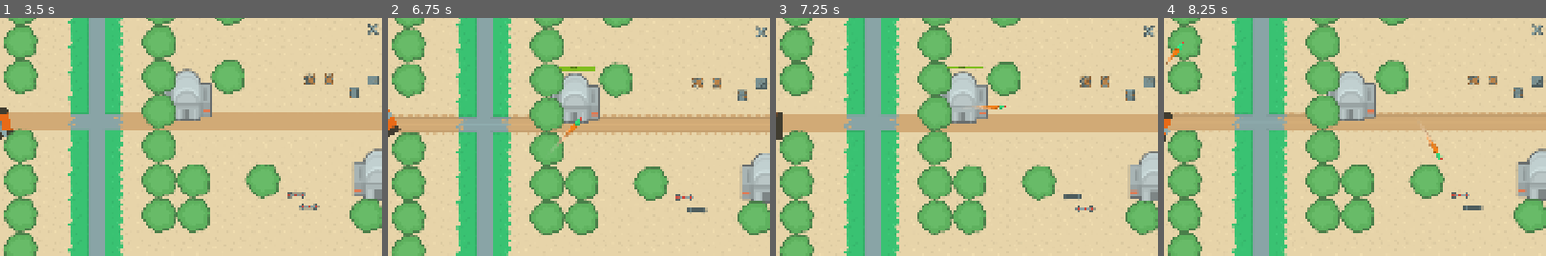
Above: before the commit, frames 1-4 (left to right).
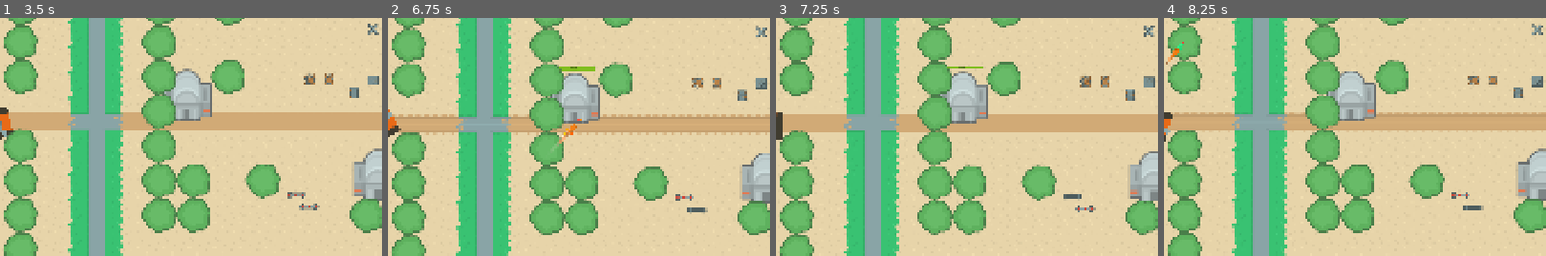
Above: after the commit, the same moments.

Repository: KakCmambnporpawwucmow/tanks_kidz
Game: Godot game, scene res://layers/test.tscn
The game is run twice, just before and just after one commit, with the same random seed, the same clock (stepped at 60 frames per second) and the same inputs.
Inputs (mouse positions are % of the whole screen's width and height, from its top left):
- Up to frame 1 (3.5 s): tap Enter at 0.5 s; move the mouse to (72, 45) at 0.52 s; hold E (ammo_ap) 0.53-1.28 s; hold D (rotate_right) 0.53-2.03 s; tap W (move_forward) at 0.77, 1.52, 3.02 s; move the mouse to (30, 55) at 1.27 s; tap R (ammo_he) at 1.35 s; move the mouse to (60, 28) at 2.02 s; hold A (rotate_left) 2.03-2.78 s; hold F (ammo_heat) 2.03-2.78 s; move the mouse to (45, 70) at 2.77 s; hold D (rotate_right) from 2.78 s (still down); tap C (ammo_missile) at 2.85 s
- Up to frame 2 (6.75 s): move the mouse to (80, 65) at 3.52 s; press the mouse at (80, 65) at 3.53 s; tap W (move_forward) at 3.77, 4.52, 6.02 s; move the mouse to (20, 35) at 4.27 s; release D (rotate_right) at 4.28 s; release the mouse at (20, 35) at 4.28 s; hold A (rotate_left) 4.28-5.03 s; tap E (ammo_ap) at 4.35 s; move the mouse to (55, 50) at 5.02 s; hold D (rotate_right) 5.03-5.78 s; hold R (ammo_he) 5.03-5.78 s; move the mouse to (35, 25) at 5.77 s; hold A (rotate_left) from 5.78 s (still down); tap F (ammo_heat) at 5.85 s; tap Space at 6.5 s; move the mouse to (72, 45) at 6.52 s; hold C (ammo_missile) from 6.53 s (still down)
- Up to frame 3 (7.25 s): keep holding A (rotate_left); keep holding C (ammo_missile); tap W (move_forward) at 6.77 s
- Up to frame 4 (8.25 s): move the mouse to (30, 55) at 7.27 s; release A (rotate_left) at 7.28 s; release C (ammo_missile) at 7.28 s; hold D (rotate_right) from 7.28 s (still down); click (30, 55) at 7.35 s; tap W (move_forward) at 7.52 s; move the mouse to (60, 28) at 8.02 s; hold E (ammo_ap) from 8.03 s (still down)
The pictures show only the part of the screen within x 6-56%, y 28-78%; the shares and areas given below are measured in that part.

Frame 1 is identical in both runs. In frame 2, 0.1% of the frame differs, in the area x 44-51%, y 41-53%; in frame 3, 0.1%; in frame 4, 0.1%, in the area x 67-73%, y 46-60%.

Commit message:
FIX
Исправлена ошибка подсчёта скорости снаряда и ошибка анимации.

Diff:
--- a/entities/projectiles/ap_round.tscn
+++ b/entities/projectiles/ap_round.tscn
@@ -5,7 +5,6 @@
 
 [node name="Projectile" instance=ExtResource("1_77q60")]
 initial_speed = 500.0
-min_speed = 100
 armor_penetration = 6
 
 [node name="view" parent="." index="2"]
--- a/entities/projectiles/projectile.gd
+++ b/entities/projectiles/projectile.gd
@@ -36,18 +36,17 @@
 		var body_shape_owner_id = body.shape_find_owner(body_shape_index)
 		if body_shape_owner_id != -1:
 			var body_shape = body.shape_owner_get_owner(body_shape_owner_id).shape
+			# пробили
 			if body_shape is RectangleShape2D and armor_penetration >= min(body_shape.size.x, body_shape.size.y):
 				var damage = $DamageComponent.execute(body.health_component)
 				on_death(damage)
+			# не пробили
 			else:
 				$AnimationPlayer.play("ricoshet")
+		# попали в танк
 		$DamageComponent.done()
 	elif body is Obstacle:
 		var health = body.get_health()
 		if health != null:
-			$DamageComponent.execute(health)
-
-func _process(delta: float) -> void:
-	if linear_velocity.length() < min_speed:
-		set_process(false)
-		call_deferred("on_death", -1)
+			var damage = $DamageComponent.execute(health)
+			on_death(damage)
--- a/entities/projectiles/projectile.tscn
+++ b/entities/projectiles/projectile.tscn
@@ -5,7 +5,7 @@
 [ext_resource type="AudioStream" uid="uid://chjirvo6bj5lu" path="res://assets/sounds/explosion.mp3" id="4_eyncd"]
 [ext_resource type="Texture2D" uid="uid://bqr440kq7u377" path="res://assets/graphics/projectiles/tank_bulletFly6.png" id="4_k64t1"]
 [ext_resource type="Texture2D" uid="uid://dgl7l0bkqvwfp" path="res://assets/graphics/ui/tank_arrowFull.png" id="4_n3d54"]
-[ext_resource type="Texture2D" uid="uid://dpnjrrobrx5kl" path="res://assets/graphics/effects/tank_explosion2.png" id="6_k64t1"]
+[ext_resource type="Texture2D" uid="uid://bwpxgjfhuurq2" path="res://assets/graphics/effects/tank_explosion3.png" id="6_nyema"]
 [ext_resource type="PackedScene" uid="uid://bg11jx8tfrmoe" path="res://components/damage_component.tscn" id="7_nyema"]
 
 [sub_resource type="PhysicsMaterial" id="PhysicsMaterial_yjiti"]
@@ -25,7 +25,7 @@
 length = 0.001
 tracks/0/type = "value"
 tracks/0/imported = false
-tracks/0/enabled = true
+tracks/0/enabled = false
 tracks/0/path = NodePath("ricoshet/ricoshet:playing")
 tracks/0/interp = 1
 tracks/0/loop_wrap = true
@@ -37,56 +37,56 @@
 }
 tracks/1/type = "value"
 tracks/1/imported = false
-tracks/1/enabled = true
-tracks/1/path = NodePath("ricoshet/view:self_modulate")
+tracks/1/enabled = false
+tracks/1/path = NodePath("penetration/blast:playing")
 tracks/1/interp = 1
 tracks/1/loop_wrap = true
 tracks/1/keys = {
 "times": PackedFloat32Array(0),
 "transitions": PackedFloat32Array(1),
-"update": 0,
-"values": [Color(1, 1, 1, 0.003921569)]
+"update": 1,
+"values": [true]
 }
 tracks/2/type = "value"
 tracks/2/imported = false
 tracks/2/enabled = true
-tracks/2/path = NodePath("penetration/blast:playing")
+tracks/2/path = NodePath("penetration/view:visible")
 tracks/2/interp = 1
 tracks/2/loop_wrap = true
 tracks/2/keys = {
 "times": PackedFloat32Array(0),
 "transitions": PackedFloat32Array(1),
 "update": 1,
-"values": [true]
+"values": [false]
 }
 tracks/3/type = "value"
 tracks/3/imported = false
 tracks/3/enabled = true
-tracks/3/path = NodePath("penetration/view:self_modulate")
+tracks/3/path = NodePath("PenetrationMarker:visible")
 tracks/3/interp = 1
 tracks/3/loop_wrap = true
 tracks/3/keys = {
 "times": PackedFloat32Array(0),
 "transitions": PackedFloat32Array(1),
-"update": 0,
-"values": [Color(1, 1, 1, 1)]
+"update": 1,
+"values": [false]
 }
 tracks/4/type = "value"
 tracks/4/imported = false
 tracks/4/enabled = true
-tracks/4/path = NodePath("PenetrationMarker:self_modulate")
+tracks/4/path = NodePath("penetration/view:scale")
 tracks/4/interp = 1
 tracks/4/loop_wrap = true
 tracks/4/keys = {
 "times": PackedFloat32Array(0),
 "transitions": PackedFloat32Array(1),
 "update": 0,
-"values": [Color(1, 1, 1, 0.003921569)]
+"values": [Vector2(0.1, 0.1)]
 }
 tracks/5/type = "value"
 tracks/5/imported = false
 tracks/5/enabled = true
-tracks/5/path = NodePath("penetration/view:visible")
+tracks/5/path = NodePath("ricoshet/view:visible")
 tracks/5/interp = 1
 tracks/5/loop_wrap = true
 tracks/5/keys = {
@@ -98,26 +98,54 @@
 tracks/6/type = "value"
 tracks/6/imported = false
 tracks/6/enabled = true
-tracks/6/path = NodePath("PenetrationMarker:visible")
+tracks/6/path = NodePath("view:visible")
 tracks/6/interp = 1
 tracks/6/loop_wrap = true
 tracks/6/keys = {
 "times": PackedFloat32Array(0),
 "transitions": PackedFloat32Array(1),
 "update": 1,
-"values": [false]
-}
-tracks/7/type = "value"
-tracks/7/imported = false
-tracks/7/enabled = true
-tracks/7/path = NodePath("penetration/view:scale")
-tracks/7/interp = 1
-tracks/7/loop_wrap = true
-tracks/7/keys = {
-"times": PackedFloat32Array(0),
-"transitions": PackedFloat32Array(1),
+"values": [true]
+}
+
+[sub_resource type="Animation" id="Animation_ny8qy"]
+resource_name = "false_explose"
+length = 0.5
+tracks/0/type = "value"
+tracks/0/imported = false
+tracks/0/enabled = true
+tracks/0/path = NodePath("penetration/view:visible")
+tracks/0/interp = 1
+tracks/0/loop_wrap = true
+tracks/0/keys = {
+"times": PackedFloat32Array(0, 0.5),
+"transitions": PackedFloat32Array(1, 1),
+"update": 1,
+"values": [true, false]
+}
+tracks/1/type = "value"
+tracks/1/imported = false
+tracks/1/enabled = true
+tracks/1/path = NodePath("penetration/blast:playing")
+tracks/1/interp = 1
+tracks/1/loop_wrap = true
+tracks/1/keys = {
+"times": PackedFloat32Array(0),
+"transitions": PackedFloat32Array(1),
+"update": 1,
+"values": [true]
+}
+tracks/2/type = "value"
+tracks/2/imported = false
+tracks/2/enabled = true
+tracks/2/path = NodePath("penetration/view:scale")
+tracks/2/interp = 1
+tracks/2/loop_wrap = true
+tracks/2/keys = {
+"times": PackedFloat32Array(0, 0.5),
+"transitions": PackedFloat32Array(1, 1),
 "update": 0,
-"values": [Vector2(0.1, 0.1)]
+"values": [Vector2(0.1, 0.1), Vector2(2, 2)]
 }
 
 [sub_resource type="Animation" id="Animation_k64t1"]
@@ -138,35 +166,35 @@
 tracks/1/type = "value"
 tracks/1/imported = false
 tracks/1/enabled = true
-tracks/1/path = NodePath("penetration/view:self_modulate")
+tracks/1/path = NodePath("penetration/view:visible")
 tracks/1/interp = 1
 tracks/1/loop_wrap = true
 tracks/1/keys = {
-"times": PackedFloat32Array(0, 0.13333334, 0.36666667, 0.5),
-"transitions": PackedFloat32Array(1, 1, 1, 1),
-"update": 0,
-"values": [Color(1, 1, 1, 0.011764706), Color(1, 1, 1, 1), Color(1, 1, 1, 1), Color(1, 1, 1, 0.003921569)]
+"times": PackedFloat32Array(0, 0.5),
+"transitions": PackedFloat32Array(1, 1),
+"update": 1,
+"values": [true, false]
 }
 tracks/2/type = "value"
 tracks/2/imported = false
 tracks/2/enabled = true
-tracks/2/path = NodePath("PenetrationMarker:self_modulate")
+tracks/2/path = NodePath("PenetrationMarker:visible")
 tracks/2/interp = 1
 tracks/2/loop_wrap = true
 tracks/2/keys = {
-"times": PackedFloat32Array(0, 0.09020564, 0.40245593, 0.5),
-"transitions": PackedFloat32Array(1, 1, 1, 1),
-"update": 0,
-"values": [Color(1, 1, 1, 0.003921569), Color(1, 1, 1, 1), Color(1, 1, 1, 1), Color(1, 1, 1, 0.003921569)]
+"times": PackedFloat32Array(0, 0.020816686, 0.5),
+"transitions": PackedFloat32Array(1, 1, 1),
+"update": 1,
+"values": [false, true, false]
 }
 tracks/3/type = "value"
 tracks/3/imported = false
 tracks/3/enabled = true
-tracks/3/path = NodePath("penetration/view:visible")
+tracks/3/path = NodePath("view:visible")
 tracks/3/interp = 1
 tracks/3/loop_wrap = true
 tracks/3/keys = {
-"times": PackedFloat32Array(0, 0.038857814),
+"times": PackedFloat32Array(0.06666667, 0.5),
 "transitions": PackedFloat32Array(1, 1),
 "update": 1,
 "values": [false, true]
@@ -174,22 +202,10 @@
 tracks/4/type = "value"
 tracks/4/imported = false
 tracks/4/enabled = true
-tracks/4/path = NodePath("PenetrationMarker:visible")
+tracks/4/path = NodePath("penetration/view:scale")
 tracks/4/interp = 1
 tracks/4/loop_wrap = true
 tracks/4/keys = {
-"times": PackedFloat32Array(0, 0.020816686),
-"transitions": PackedFloat32Array(1, 1),
-"update": 1,
-"values": [false, true]
-}
-tracks/5/type = "value"
-tracks/5/imported = false
-tracks/5/enabled = true
-tracks/5/path = NodePath("penetration/view:scale")
-tracks/5/interp = 1
-tracks/5/loop_wrap = true
-tracks/5/keys = {
 "times": PackedFloat32Array(0, 0.5),
 "transitions": PackedFloat32Array(1, 1),
 "update": 0,
@@ -214,58 +230,30 @@
 tracks/1/type = "value"
 tracks/1/imported = false
 tracks/1/enabled = true
-tracks/1/path = NodePath("ricoshet/view:self_modulate")
+tracks/1/path = NodePath("ricoshet/view:visible")
 tracks/1/interp = 1
 tracks/1/loop_wrap = true
 tracks/1/keys = {
-"times": PackedFloat32Array(0, 0.099920094, 0.39999998, 0.5),
-"transitions": PackedFloat32Array(1, 1, 1, 1),
-"update": 0,
-"values": [Color(1, 1, 1, 0.003921569), Color(1, 1, 1, 1), Color(1, 1, 1, 1), Color(1, 1, 1, 0.011764706)]
-}
-
-[sub_resource type="Animation" id="Animation_n3d54"]
-resource_name = "view_damage"
-
-[sub_resource type="Animation" id="Animation_ny8qy"]
-resource_name = "false_explose"
-length = 0.5
-tracks/0/type = "value"
-tracks/0/imported = false
-tracks/0/enabled = true
-tracks/0/path = NodePath("penetration/view:visible")
-tracks/0/interp = 1
-tracks/0/loop_wrap = true
-tracks/0/keys = {
-"times": PackedFloat32Array(0),
-"transitions": PackedFloat32Array(1),
-"update": 1,
-"values": [true]
-}
-tracks/1/type = "value"
-tracks/1/imported = false
-tracks/1/enabled = true
-tracks/1/path = NodePath("penetration/blast:playing")
-tracks/1/interp = 1
-tracks/1/loop_wrap = true
-tracks/1/keys = {
-"times": PackedFloat32Array(0),
-"transitions": PackedFloat32Array(1),
-"update": 1,
-"values": [true]
+"times": PackedFloat32Array(0, 0.5),
+"transitions": PackedFloat32Array(1, 1),
+"update": 1,
+"values": [true, false]
 }
 tracks/2/type = "value"
 tracks/2/imported = false
 tracks/2/enabled = true
-tracks/2/path = NodePath("penetration/view:scale")
+tracks/2/path = NodePath("view:visible")
 tracks/2/interp = 1
 tracks/2/loop_wrap = true
 tracks/2/keys = {
 "times": PackedFloat32Array(0, 0.5),
 "transitions": PackedFloat32Array(1, 1),
-"update": 0,
-"values": [Vector2(0.1, 0.1), Vector2(1, 1)]
-}
+"update": 1,
+"values": [false, true]
+}
+
+[sub_resource type="Animation" id="Animation_n3d54"]
+resource_name = "view_damage"
 
 [sub_resource type="AnimationLibrary" id="AnimationLibrary_k64t1"]
 _data = {
@@ -294,7 +282,6 @@
 
 [node name="PenetrationMarker" type="Sprite2D" parent="."]
 visible = false
-self_modulate = Color(1, 1, 1, 0.003921569)
 position = Vector2(-50, 0)
 scale = Vector2(0.6153846, 0.5)
 texture = ExtResource("4_n3d54")
@@ -319,7 +306,7 @@
 stream = ExtResource("3_n3d54")
 
 [node name="view" type="Sprite2D" parent="ricoshet"]
-self_modulate = Color(1, 1, 1, 0.003921569)
+visible = false
 texture = ExtResource("4_k64t1")
 
 [node name="penetration" type="Node2D" parent="."]
@@ -331,7 +318,8 @@
 visible = false
 position = Vector2(-9.536743e-07, 9.536743e-07)
 scale = Vector2(0.1, 0.1)
-texture = ExtResource("6_k64t1")
+texture = ExtResource("6_nyema")
+region_rect = Rect2(859, 291.5, 57, 58)
 
 [node name="DamageComponent" parent="." instance=ExtResource("7_nyema")]
 
